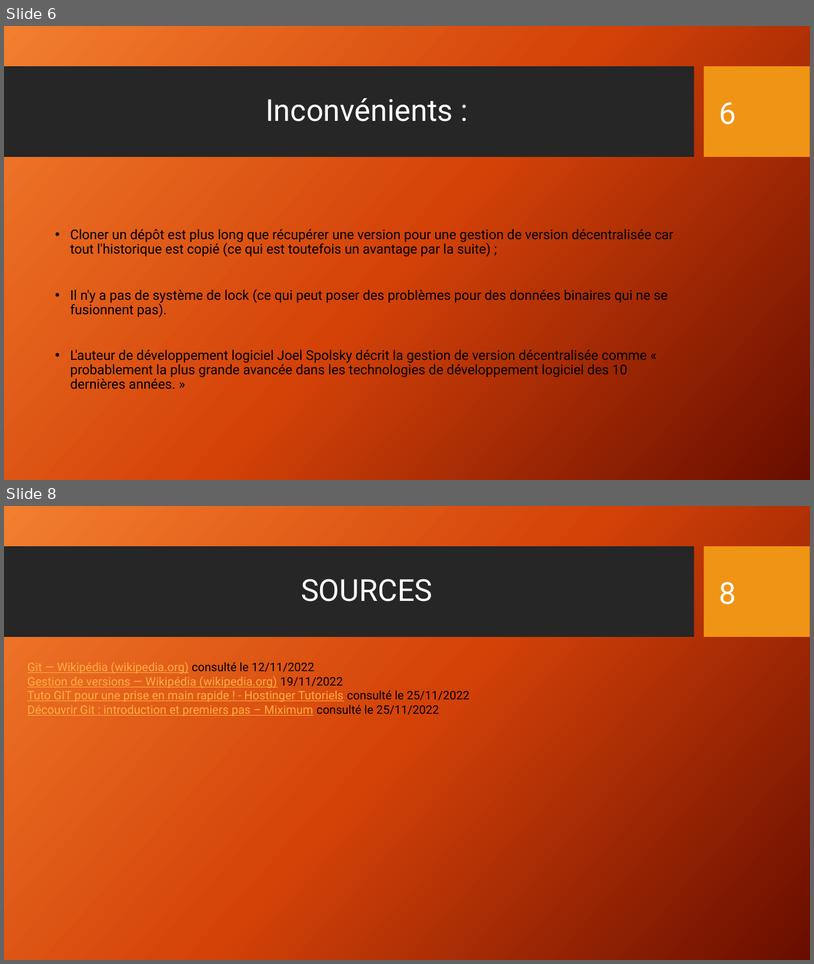
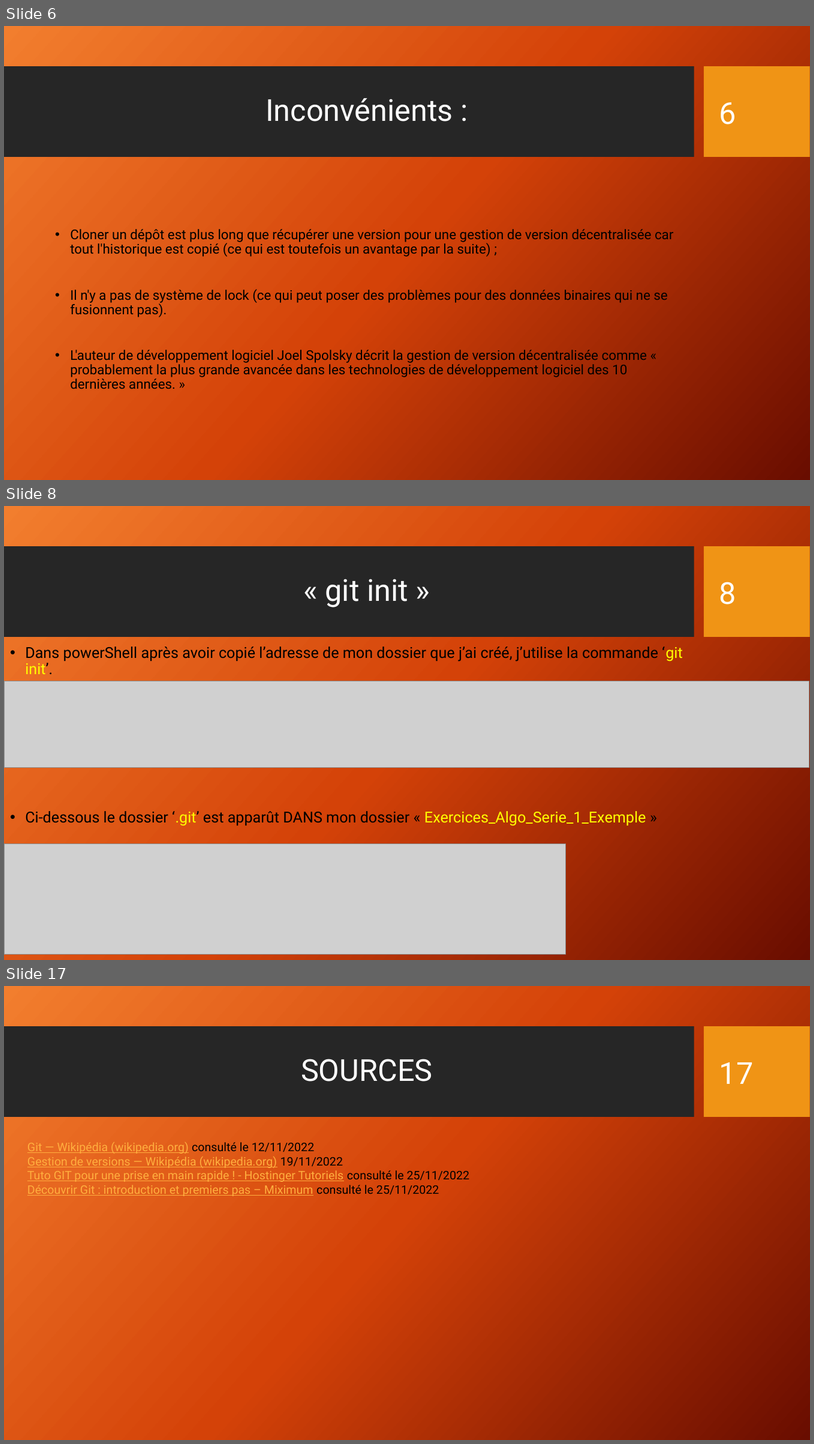
Before and after one commit to Math-Alex83/Expos-_git_cda_2210, a slide deck: Présentation_Git_CDA_2210.pptx. Shown one above the other, each under a label of ours: slides 6 and 8 before the commit, slides 6, 8 and 17 after it; the slides between them are not shown. The pictures are 814x964 and 814x1444 pixels, drawn with LibreOffice and Linux fonts; fonts in the diff are those of the drawing; grey boxes stand for pictures; background and template pictures are left out. Boxes give left, top, right and bottom in pixels: in the first picture for what was removed or moved away, otherwise in the second. Text is boxed around its words. In the diff, an @@ line names an element or a change of style, - is before the commit and + after.

Commit message:
suite PowerPoint

```diff
--- a/Présentation_Git_CDA_2210.pptx
+++ b/Présentation_Git_CDA_2210.pptx
@@ slide 8 added at (x1=4, y1=506, x2=810, y2=960), background gradient #F18031 to #D54209 to #6A0D00; not listed: 2 template elements that a slide beside it also shows @@
@@ title added at (x1=326, y1=579, x2=408, y2=607), 36 pt, text #FFFFFF @@
+« git init »
@@ page number added at (x1=720, y1=582, x2=737, y2=604), 36 pt, text #FFFFFF @@
+8
@@ text added at (x1=25, y1=646, x2=683, y2=826), 18 pt, text #000000 @@
+• Dans powerShell après avoir copié l’adresse de mon dossier que j’ai créé, j’utilise la commande ‘git init’.
+• Ci-dessous le dossier ‘.git’ est apparût DANS mon dossier « Exercices_Algo_Serie_1_Exemple »
@@ picture added at (x1=4, y1=681, x2=810, y2=768) @@
@@ picture added at (x1=4, y1=844, x2=566, y2=954) @@
@@ what was slide 8 is now slide 17 @@
@@ page number at (x1=720, y1=1062, x2=754, y2=1084): text changed @@
-8
+17
```
Also in this commit, not shown: 1 slide changed, 10 other slides added, 2 slides removed, 1 other file.
